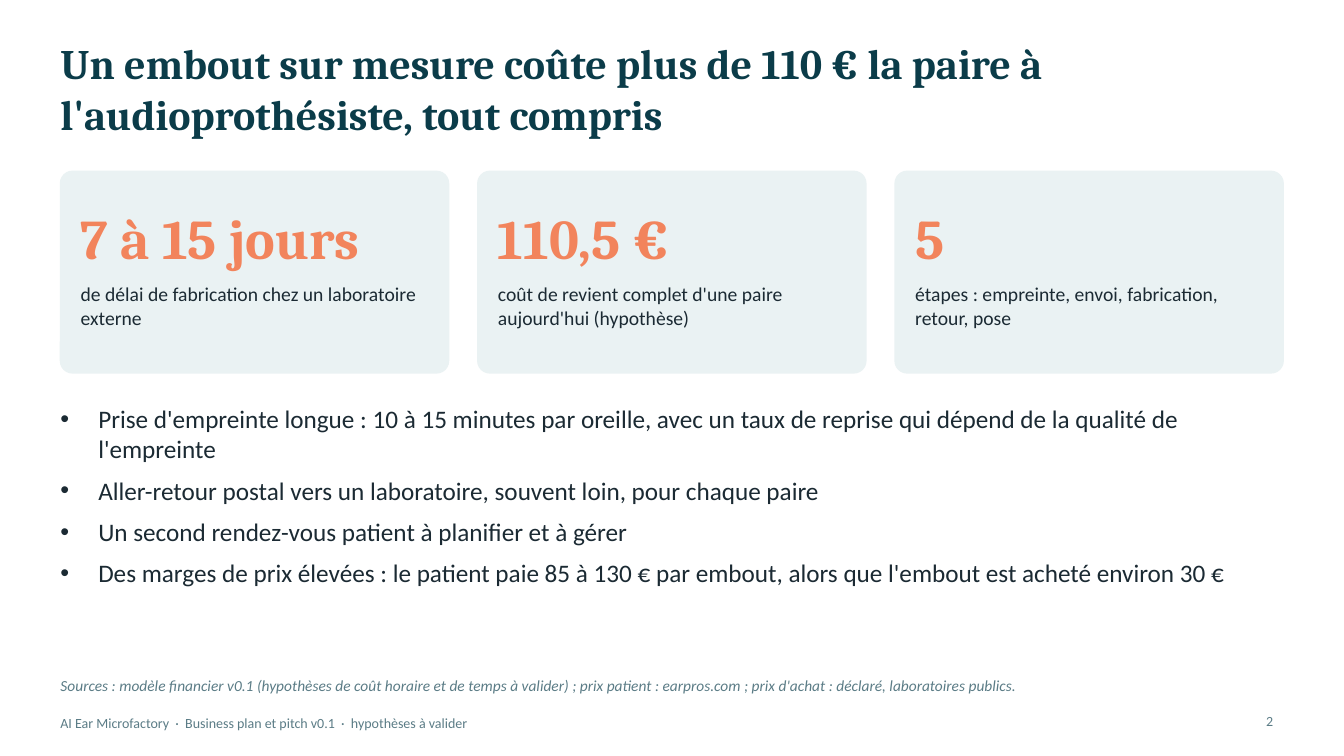
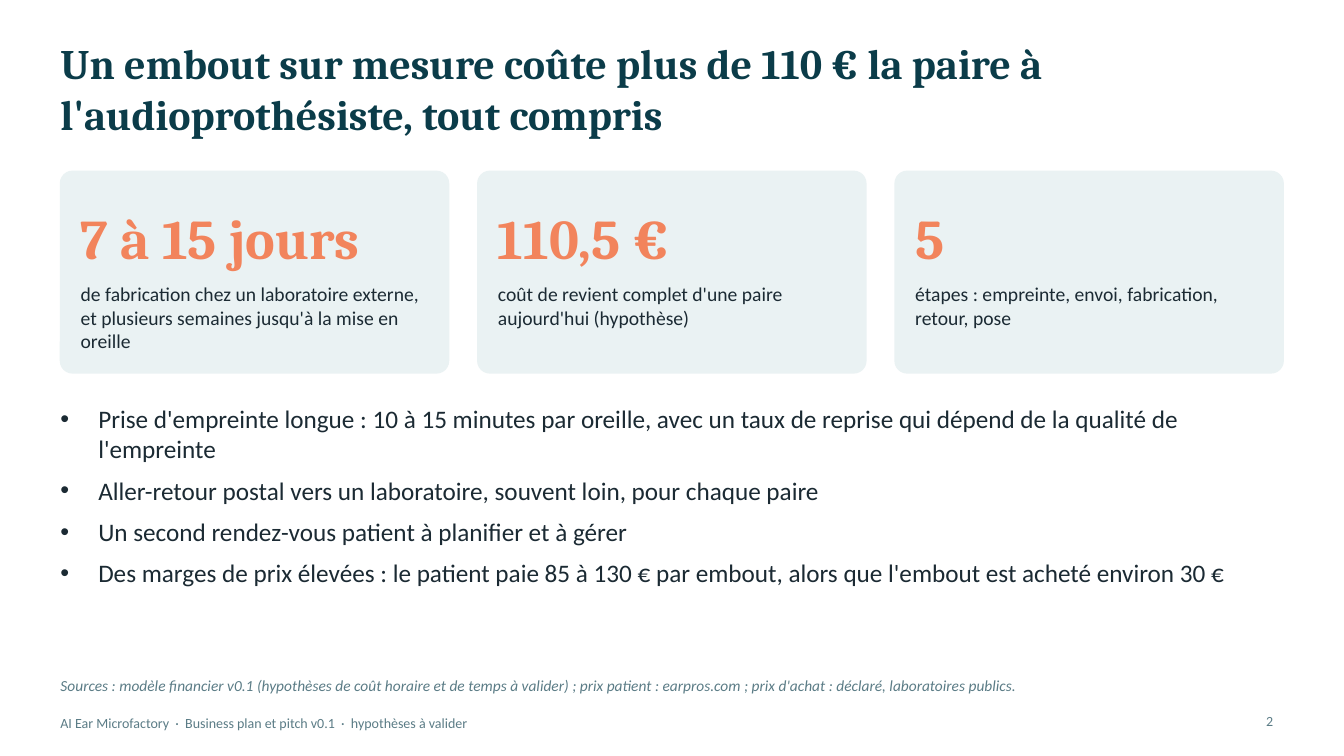
Before and after one commit to kreuille/Symphony_reborn, a slide deck: slide 2 of business/AI_Ear_Microfactory_Pitch_FR.pptx. Drawn at 1344x756 pixels with LibreOffice and Linux fonts; fonts in the diff are those of the drawing. Boxes give left, top, right and bottom in pixels: in the first picture for what was removed or moved away, otherwise in the second. Text is boxed around its words. In the diff, an @@ line names an element or a change of style, - is before the commit and + after.

```diff
--- a/business/AI_Ear_Microfactory_Pitch_FR.pptx
+++ b/business/AI_Ear_Microfactory_Pitch_FR.pptx
@@ text at (81,287,419,348): text changed @@
-de délai de fabrication chez un laboratoire externe
+de fabrication chez un laboratoire externe, et plusieurs semaines jusqu'à la mise en oreille
```
Also in this commit, not shown: 9 other slides changed, 1 slide added, 5 other files.
